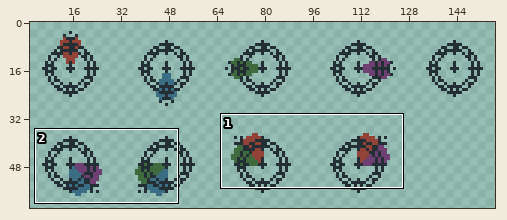
Two states of a sprite sheet, Assets/Sprites/Sigils/sigils_a.png. The first picture is a wide view before the edit; the outline marks the close-up.
Close-up. First the earlier version:
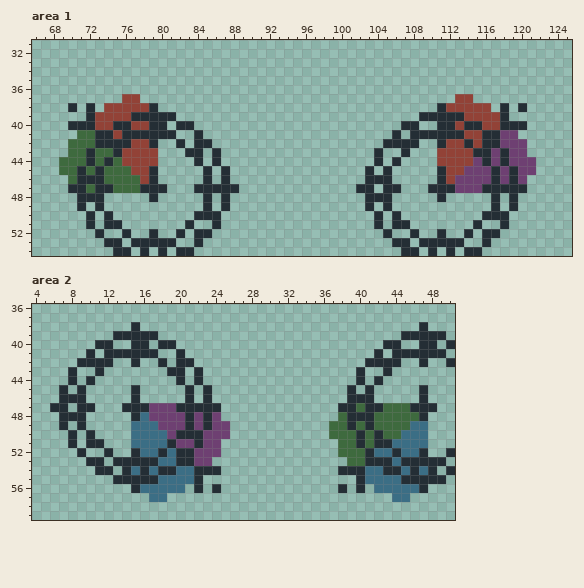
The file is 160x64 pixels. Shown: area 1: x 66..125, y 31..54; area 2: x 4..50, y 36..59. The wide view leaves out empty margins.
Now the later version:
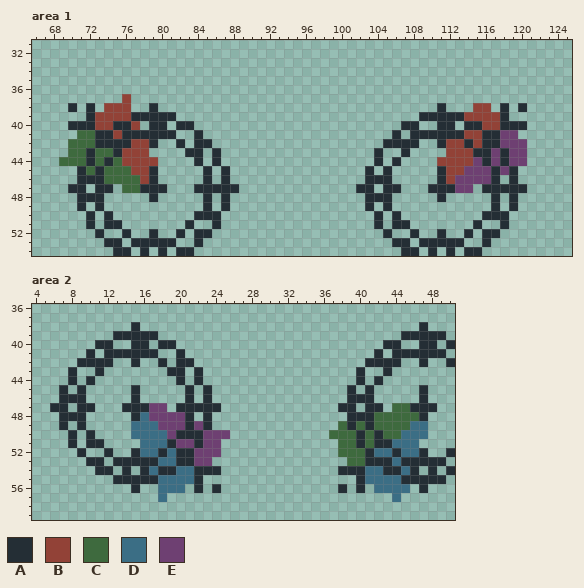
Palette (. is transparent): A #242e35  B #924237  C #3e6a3e  D #3b6e85  E #6e4072
From old to new:
--- area 1
@@ x 66..125 @@
 36 ............................................................
-37 ..........BB...................................BB...........
-38 ....A.A.BBBBBA...............................ABBBBB.A.A.....
+37 ..........B.................................................
+38 ....A.A.BBB..A...............................A...BB.A.A.....
 39 ......ABBBBAAAAA...........................AAAAABBBBA.......
-40 ....AAABBAABBAA.AA.......................AA..AABAABBAAA.....
+40 ....AAABBAAB.AA.AA.......................AA..AA.AABBAAA.....
 41 .....CCAABAAAAAA..A.....................A.AAAAAABBAAEE......
 42 ....CCCAAAABBA..A.AA...................AAAA..ABBABAAEEE.....
-43 ....CCACCABBBB...AA.A.................A..A...BBBBAAEAEE.....
-44 ...CCCACACBBBB....A.A.................A.A....BBBBEAEAEEE....
-45 ...CCACACCCBBA.....A.A...............A.A.....ABBEEEAEAEE....
-46 ....CAAACCCCBA.....A.A...............AAA.....ABEEEEAEAE.....
-47 ....AACAACCCAAA...AAAAA.............AA.AA...AAAEEEAAAAA.....
+43 ....CCACCABBB....AA.A.................A..A....BBBAAEAEE.....
+44 ...CCCACACBBBB....A.A.................A.A....BBBBEAEAEE.....
+45 .....ACACCCBBA.....A.A...............A.A.....ABBEEEAEA......
+46 .....AAACCCCBA.....A.A...............AAA.....ABEEEEA.A......
+47 ....AA.AA.CCAAA...AAAAA.............AA.AA...AAAEE.AAAAA.....
 48 .....AAA.....A.....A.A...............AAA.....A.....A.A......
--- area 2
@@ x 4..50 @@
 46 ...AAA.....A.....A.A...............AAA.....A...
-47 ..AA.AA...AAAEEEAAAAA.............AACAACCCAAA..
-48 ...AAA.....ADEEEEAEAE.............CAAACCCCCA...
-49 ...A.A.....DDDEEEAEAEE...........CCACACCCCDD...
+47 ..AA.AA...AAAEE.AAAAA.............AA.AA.CCAAA..
+48 ...AAA.....ADEEEEA.A...............AAACCCCCA...
+49 ...A.A.....DDDEEEAEA..............CACACCCCDD...
 50 ....A.A....DDDDEAAAEEE...........CCCACACCDDD...
-51 ....A.AA...DDDDAEEAEE.............CCACAADDDD...
+51 ....A.AA....DDDAEEAEE.............CCACAADDD....
 52 .....A..A..ADDADAAEEE.............CCCADDADDA..A
 53 ......AA.AAAAADDAAEE...............CCAAADAAAAA.
-54 .......AA.ADADAADDAAA.............AAADDAADADA.A
+54 .......AA.A.ADAADDAAA.............AAADDAADA.A.A
 55 .........AAAAADDDDA.................ADDDDAAAAA.
-56 ...........ADDDDD.A.A.............A.A.DDDDDA...
-57 .............DD.........................DD.....
+56 ...........A..DDD.A.A.............A.A.DDDD.A...
+57 ..............D.........................D......
 58 ...............................................
